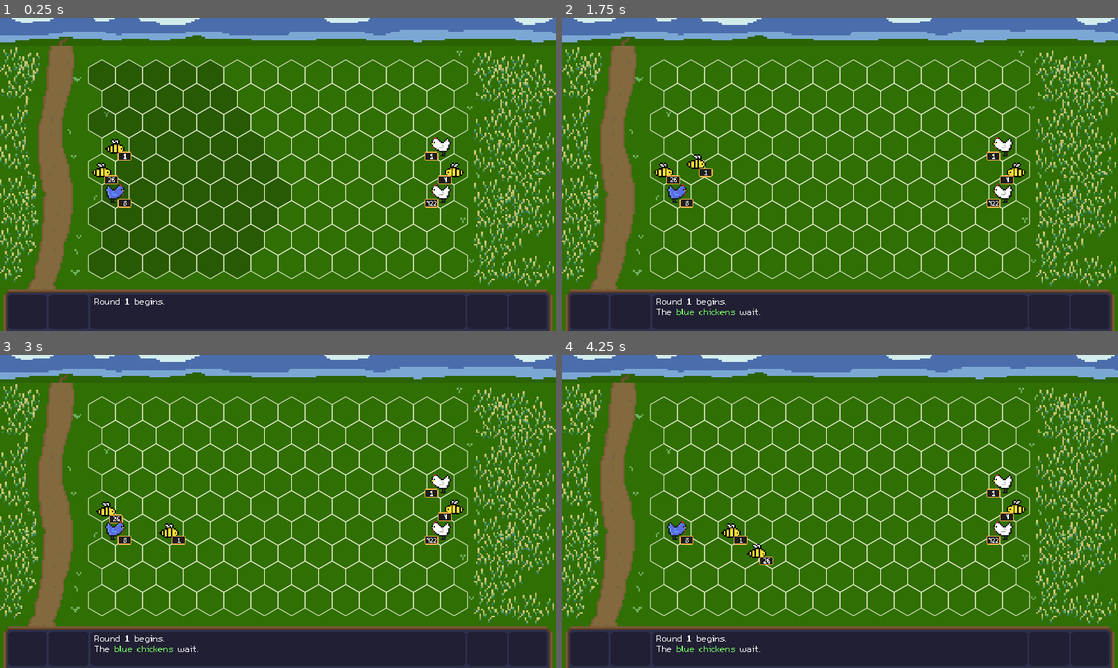
Above: before the commit, frames 1-4 (two rows, left to right).
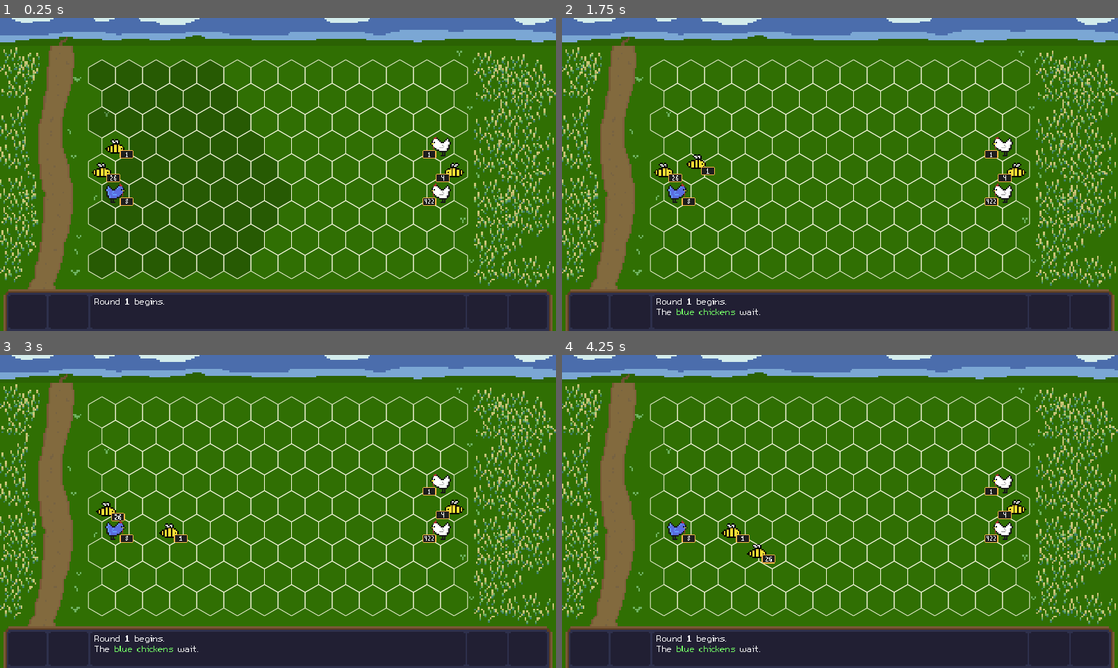
Above: after the commit, the same moments.

Repository: jerome-ceccato/HommLite
Game: Godot game, scene res://combat/CombatScene.tscn
Two runs of this game, one before a commit and one after it. Both use one fixed random seed, a clock stepped at 60 frames per second and the inputs below.
Inputs (mouse positions are in pixels of both pictures, inside the frame that each line leads up to):
- Up to frame 1 (0.25 s): no input
- Up to frame 2 (1.75 s): tap Enter at 0.5 s; move the mouse to (840, 312) at 0.52 s; hold W (combat_wait) 0.53-1.28 s; click (840, 312) at 0.67 s; tap Space at 1.25 s; move the mouse to (728, 190) at 1.27 s; tap Shift at 1.35 s; click (728, 190) at 1.42 s
- Up to frame 3 (3 s): move the mouse to (333, 442) at 2.02 s; hold W (combat_wait) 2.03-2.78 s; click (333, 442) at 2.17 s; tap Enter at 2.75 s; move the mouse to (250, 574) at 2.77 s; tap Shift at 2.85 s; click (250, 574) at 2.92 s
- Up to frame 4 (4.25 s): move the mouse to (1006, 558) at 3.52 s; hold W (combat_wait) from 3.53 s (still down); click (1006, 558) at 3.67 s

The runs differ from the first frame. In frame 1, 0.4% of the frame differs, in the area x 18-82%, y 42-61%; in frame 2, 0.4%; in frame 3, 0.4%; in frame 4, 0.4%.

Commit message:
damage and death animations

Diff:
--- a/hommlite/assets/combat/active_outline.shader
+++ b/hommlite/assets/combat/unit.shader
@@ -1,27 +1,29 @@
 shader_type canvas_item;
 render_mode unshaded;
 
-uniform bool enabled = false;
-uniform bool is_smooth = true;
-uniform float width : hint_range(0.0, 16) = 1.0;
+uniform float outline_width : hint_range(0.0, 16) = 0.0;
 uniform vec4 outline_color : hint_color = vec4(0.0, 0.0, 0.0, 1.0);
-uniform int pixel_size : hint_range(1, 10) = 4;
+uniform float white_progress : hint_range(0, 1) = 0;
 
 void fragment()
 {
+	bool is_smooth = true;
+	int pixel_size = 4;
 	vec4 pixel_color = texture(TEXTURE, UV);
-	if (enabled) {
+
+	// Outline
+	if (outline_width > 0.0) {
 		vec2 unit = (1.0/float(pixel_size) ) / vec2(textureSize(TEXTURE, 0));
 		if (pixel_color.a == 0.0) {
 			pixel_color = outline_color;
 			pixel_color.a = 0.0;
-			for (float x = -ceil(width); x <= ceil(width); x++) {
-				for (float y = -ceil(width); y <= ceil(width); y++) {
+			for (float x = -ceil(outline_width); x <= ceil(outline_width); x++) {
+				for (float y = -ceil(outline_width); y <= ceil(outline_width); y++) {
 					if (texture(TEXTURE, UV + vec2(x*unit.x, y*unit.y)).a == 0.0 || (x==0.0 && y==0.0)) {
 						continue;
 					}
 					if (is_smooth) {
-						pixel_color.a += outline_color.a / (pow(x,2)+pow(y,2)) * (1.0-pow(2.0, -width));
+						pixel_color.a += outline_color.a / (pow(x,2)+pow(y,2)) * (1.0-pow(2.0, -outline_width));
 						if (pixel_color.a > 1.0) {
 							pixel_color.a = 1.0;
 						}
@@ -33,5 +35,11 @@
 			}
 		}
 	}
+
+	// White flash
+	if (white_progress > 0.0) {
+		pixel_color.rgb = mix(pixel_color.rgb, vec3(1, 1, 1), white_progress)
+	}
+
 	COLOR = pixel_color;
 }
--- a/hommlite/combat/CombatScene.gd
+++ b/hommlite/combat/CombatScene.gd
@@ -49,8 +49,7 @@
 
 	for listener in [$UI/CombatArea]:
 		battle_events.connect("stack_moved", listener, "_on_Battle_stack_moved")
-		battle_events.connect("stack_damaged", listener, "_on_Battle_stack_damaged")
-		battle_events.connect("stack_destroyed", listener, "_on_Battle_stack_destroyed")
+		battle_events.connect("stack_attacked", listener, "_on_Battle_stack_attacked")
 
 	for listener in [
 		$UI/Dialogs,
--- a/hommlite/combat/logic/BattleEvents.gd
+++ b/hommlite/combat/logic/BattleEvents.gd
@@ -6,8 +6,7 @@
 
 # UI feedback for combat loop
 signal stack_moved(stack, movement) # BattleStack, BattleMovement
-signal stack_damaged(stack) # BattleStack
-signal stack_destroyed(stack) # BattleStack
+signal stack_attacked(source, target) # BattleStack, BattleStack
 
 # Logs
 signal new_combat_log(entry) # BattleLogger.Entry
--- a/hommlite/combat/logic/BattleManager.gd
+++ b/hommlite/combat/logic/BattleManager.gd
@@ -8,6 +8,7 @@
 var _events: BattleEvents
 var _queue: BattleQueue
 var _logger: BattleLogger
+
 
 func setup(data: BattleData, grid: BattleGrid, events: BattleEvents, queue: BattleQueue, logger: BattleLogger):
 	_data = data
@@ -71,13 +72,9 @@
 
 	if _data.attack_stack(active_stack, target):
 		_queue.remove_stack_from_queue(target)
-		_data.update_state(_data.State.WAITING_FOR_UI)
-		_events.emit_signal("stack_destroyed", target)
-		yield(_events, "resume")
-	else:
-		_data.update_state(_data.State.WAITING_FOR_UI)
-		_events.emit_signal("stack_damaged", target)
-		yield(_events, "resume")
+	_data.update_state(_data.State.WAITING_FOR_UI)
+	_events.emit_signal("stack_attacked", active_stack, target)
+	yield(_events, "resume")
 
 	_update_state()
 
--- a/hommlite/combat/logic/BattleQueue.gd
+++ b/hommlite/combat/logic/BattleQueue.gd
@@ -10,6 +10,7 @@
 var _first_pass_length: int
 
 var turn_count := 1
+
 
 func setup(data: BattleData):
 	_data = data
--- a/hommlite/combat/ui/CombatArea.gd
+++ b/hommlite/combat/ui/CombatArea.gd
@@ -39,11 +39,8 @@
 func _on_Battle_stack_moved(stack: BattleStack, movement: BattleMovement):
 	_wait(units.move_stack(hexgrid, stack, movement))
 
-func _on_Battle_stack_destroyed(stack: BattleStack):
-	_wait(units.remove_stack(hexgrid, stack))
-
-func _on_Battle_stack_damaged(stack: BattleStack):
-	_wait(units.refresh_stack(hexgrid, stack))
+func _on_Battle_stack_attacked(source: BattleStack, target: BattleStack):
+	_wait(units.handle_attack(hexgrid, source, target))
 
 
 func _wait(animation_time: float):
--- a/hommlite/combat/ui/stacks/StackContainer.gd
+++ b/hommlite/combat/ui/stacks/StackContainer.gd
@@ -2,12 +2,16 @@
 extends Node2D
 
 onready var _sprite: AnimatedSprite = $Sprite
-onready var _tween: Tween = $Tween
-onready var _stack_count_container: Sprite = $StackCount
+onready var _sprite_anim: AnimationPlayer = $SpriteAnimation
+onready var _world_anim: Tween = $WorldAnimation
+
+onready var _stack_count_container: Node2D = $StackCount
 onready var _stack_count_label: Label = $StackCount/Label
 
 const TURN_ANIMATION_DURATION = 0.3
 const MOVE_ANIMATION_DURATION = 0.3
+const ATTACK_ANIMATION_DURATION = 0.3
+const DEATH_ANIMATION_DURATION = 0.4
 
 var stack: BattleStack
 
@@ -18,11 +22,16 @@
 	_stack_count_label.text = str(stack.amount)
 	if stack.side == BattleStack.Side.RIGHT:
 		_sprite.flip_h = true
-		_stack_count_container.position.x = -(32 + _stack_count_container.position.x)
+		_stack_count_container.position.x = -_stack_count_container.position.x
+	set_active(false)
 
 
 func set_active(active: bool):
-	_sprite.material.set_shader_param("enabled", active)
+	if active:
+		_sprite_anim.play("ActiveOutline")
+	else:
+		_sprite_anim.stop(true)
+		_sprite.material.set_shader_param("outline_width", 0.0)
 
 
 func animate_through_points(points: Array, flying: bool):
@@ -30,30 +39,37 @@
 	if flying:
 		var destination = points[-1]
 		_flip_towards(destination)
-		_animate_sprite(destination, animation_time(points))
-		yield(_tween, "tween_completed")
+		_animate_sprite(destination, animation_time_for_movement(points))
+		yield(_world_anim, "tween_completed")
 	else:
 		for point in points:
 			_flip_towards(point)
 			_animate_sprite(point, MOVE_ANIMATION_DURATION)
-			yield(_tween, "tween_completed")
+			yield(_world_anim, "tween_completed")
 	_sprite.stop()
 	_sprite.frame = 0
 	_reset_flip()
 
 
-func animation_time(points: Array):
+func animate_death():
+	_sprite_anim.play("Death")
+	yield(get_tree().create_timer(animation_time_for_death()), "timeout")
+	z_index = 0
+
+
+func animate_damaged():
+	_sprite_anim.play("Damage")
+	_stack_count_label.text = str(stack.amount)
+
+
+func animation_time_for_movement(points: Array) -> float:
 	return MOVE_ANIMATION_DURATION * points.size()
 
+func animation_time_for_damage():
+	return ATTACK_ANIMATION_DURATION
 
-func animate_death() -> float:
-	visible = false
-	return 0.0
-
-
-func animate_refresh() -> float:
-	_stack_count_label.text = str(stack.amount)
-	return 0.0
+func animation_time_for_death():
+	return DEATH_ANIMATION_DURATION
 
 
 func _reset_flip():
@@ -66,7 +82,7 @@
 
 
 func _animate_turn(duration: float):
-	_tween.interpolate_property(
+	_world_anim.interpolate_property(
 		_sprite,
 		"flip_h",
 		_sprite.flip_h,
@@ -75,10 +91,10 @@
 		Tween.TRANS_LINEAR,
 		Tween.EASE_IN_OUT
 	)
-	_tween.start()
+	_world_anim.start()
 
 func _animate_sprite(to: Vector2, duration: float):
-	_tween.interpolate_property(
+	_world_anim.interpolate_property(
 		self,
 		"position",
 		position,
@@ -87,4 +103,4 @@
 		Tween.TRANS_LINEAR,
 		Tween.EASE_IN_OUT
 	)
-	_tween.start()
+	_world_anim.start()
--- a/hommlite/combat/ui/stacks/VisibleUnits.gd
+++ b/hommlite/combat/ui/stacks/VisibleUnits.gd
@@ -24,21 +24,20 @@
 	if container != null:
 		var path_coords = _points_for_path(movement.path, grid)
 		container.animate_through_points(path_coords, movement.flying)
-		return container.animation_time(path_coords)
+		return container.animation_time_for_movement(path_coords)
 	return 0.0
 
 
-func remove_stack(grid: HexGrid, stack: BattleStack) -> float:
-	var container = _container_for_bstack(stack)
-	if container != null:
-		return container.animate_death()
-	return 0.0
-
-
-func refresh_stack(grid: HexGrid, stack: BattleStack) -> float:
-	var container = _container_for_bstack(stack)
-	if container != null:
-		return container.animate_refresh()
+func handle_attack(grid: HexGrid, source: BattleStack, target: BattleStack) -> float:
+	# TODO: attack animation
+	var target_container = _container_for_bstack(target)
+	if target_container != null:
+		if target.amount > 0:
+			target_container.animate_damaged()
+			return target_container.animation_time_for_damage()
+		else:
+			target_container.animate_death()
+			return target_container.animation_time_for_death()
 	return 0.0
 
 
--- a/hommlite/combat/ui/stacks/units/_stack.tscn
+++ b/hommlite/combat/ui/stacks/units/_stack.tscn
@@ -1,42 +1,182 @@
-[gd_scene load_steps=7 format=2]
+[gd_scene load_steps=12 format=2]
 
+[ext_resource path="res://assets/combat/units/chicken1.png" type="Texture" id=1]
 [ext_resource path="res://assets/combat/stack_n_bg.png" type="Texture" id=2]
 [ext_resource path="res://assets/fonts/m3x6.ttf" type="DynamicFontData" id=3]
-[ext_resource path="res://assets/combat/active_outline.shader" type="Shader" id=4]
+[ext_resource path="res://assets/combat/unit.shader" type="Shader" id=4]
 [ext_resource path="res://combat/ui/stacks/StackContainer.gd" type="Script" id=5]
 
-[sub_resource type="ShaderMaterial" id=1]
+[sub_resource type="Animation" id=1]
+resource_name = "ActiveOutline"
+loop = true
+tracks/0/type = "value"
+tracks/0/path = NodePath("Sprite:material:shader_param/outline_width")
+tracks/0/interp = 1
+tracks/0/loop_wrap = true
+tracks/0/imported = false
+tracks/0/enabled = true
+tracks/0/keys = {
+"times": PoolRealArray( 0, 0.3, 0.7, 0.9 ),
+"transitions": PoolRealArray( 1, 1, 1, 1 ),
+"update": 0,
+"values": [ 0.0, 2.0, 2.0, 0.0 ]
+}
+
+[sub_resource type="Animation" id=2]
+length = 0.3
+step = 0.05
+tracks/0/type = "value"
+tracks/0/path = NodePath("Sprite:position")
+tracks/0/interp = 1
+tracks/0/loop_wrap = true
+tracks/0/imported = false
+tracks/0/enabled = true
+tracks/0/keys = {
+"times": PoolRealArray( 0, 0.05, 0.15, 0.2, 0.3 ),
+"transitions": PoolRealArray( 0.366022, 1, 1.7411, 1, 3.4822 ),
+"update": 0,
+"values": [ Vector2( 0, 0 ), Vector2( 4, -1 ), Vector2( 6, 0 ), Vector2( 6, 0 ), Vector2( 0, 0 ) ]
+}
+tracks/1/type = "value"
+tracks/1/path = NodePath("Sprite:scale")
+tracks/1/interp = 1
+tracks/1/loop_wrap = true
+tracks/1/imported = false
+tracks/1/enabled = true
+tracks/1/keys = {
+"times": PoolRealArray( 0, 0.05, 0.15 ),
+"transitions": PoolRealArray( 1, 0.420448, 2.37841 ),
+"update": 0,
+"values": [ Vector2( 3, 3 ), Vector2( 2.6, 3.4 ), Vector2( 3, 3 ) ]
+}
+tracks/2/type = "value"
+tracks/2/path = NodePath("Sprite:material:shader_param/white_progress")
+tracks/2/interp = 1
+tracks/2/loop_wrap = true
+tracks/2/imported = false
+tracks/2/enabled = true
+tracks/2/keys = {
+"times": PoolRealArray( 0, 0.05, 0.15 ),
+"transitions": PoolRealArray( 1, 1.8025, 0.5 ),
+"update": 0,
+"values": [ 0.0, 1.0, 0.0 ]
+}
+
+[sub_resource type="Animation" id=3]
+resource_name = "Death"
+length = 0.4
+step = 0.05
+tracks/0/type = "value"
+tracks/0/path = NodePath("Sprite:position")
+tracks/0/interp = 1
+tracks/0/loop_wrap = true
+tracks/0/imported = false
+tracks/0/enabled = true
+tracks/0/keys = {
+"times": PoolRealArray( 0, 0.05, 0.15, 0.2, 0.4 ),
+"transitions": PoolRealArray( 0.366022, 1, 1.7411, 1, 0.594604 ),
+"update": 0,
+"values": [ Vector2( 0, 0 ), Vector2( 4, -1 ), Vector2( 6, 0 ), Vector2( 6, 0 ), Vector2( 6, 16 ) ]
+}
+tracks/1/type = "value"
+tracks/1/path = NodePath("Sprite:scale")
+tracks/1/interp = 1
+tracks/1/loop_wrap = true
+tracks/1/imported = false
+tracks/1/enabled = true
+tracks/1/keys = {
+"times": PoolRealArray( 0, 0.05, 0.15, 0.4 ),
+"transitions": PoolRealArray( 1, 0.420448, 2.37841, 4 ),
+"update": 0,
+"values": [ Vector2( 3, 3 ), Vector2( 2.6, 3.4 ), Vector2( 3, 3 ), Vector2( 3.2, 0.3 ) ]
+}
+tracks/2/type = "value"
+tracks/2/path = NodePath("StackCount:visible")
+tracks/2/interp = 1
+tracks/2/loop_wrap = true
+tracks/2/imported = false
+tracks/2/enabled = true
+tracks/2/keys = {
+"times": PoolRealArray( 0, 0.15 ),
+"transitions": PoolRealArray( 1, 1 ),
+"update": 1,
+"values": [ true, false ]
+}
+tracks/3/type = "value"
+tracks/3/path = NodePath("StackCount:scale")
+tracks/3/interp = 1
+tracks/3/loop_wrap = true
+tracks/3/imported = false
+tracks/3/enabled = true
+tracks/3/keys = {
+"times": PoolRealArray( 0, 0.15 ),
+"transitions": PoolRealArray( 1, 2.21914 ),
+"update": 0,
+"values": [ Vector2( 1, 1 ), Vector2( 0, 0 ) ]
+}
+tracks/4/type = "value"
+tracks/4/path = NodePath("Sprite:material:shader_param/white_progress")
+tracks/4/interp = 1
+tracks/4/loop_wrap = true
+tracks/4/imported = false
+tracks/4/enabled = true
+tracks/4/keys = {
+"times": PoolRealArray( 0, 0.05, 0.15 ),
+"transitions": PoolRealArray( 1, 1.8025, 0.5 ),
+"update": 0,
+"values": [ 0.0, 1.0, 0.0 ]
+}
+
+[sub_resource type="ShaderMaterial" id=4]
 resource_local_to_scene = true
 shader = ExtResource( 4 )
-shader_param/enabled = false
-shader_param/is_smooth = false
-shader_param/width = 2.0
+shader_param/outline_width = 0.0
 shader_param/outline_color = Color( 1, 1, 0, 1 )
-shader_param/pixel_size = 4
+shader_param/white_progress = 0.0
 
-[sub_resource type="DynamicFont" id=2]
+[sub_resource type="SpriteFrames" id=5]
+animations = [ {
+"frames": [ ExtResource( 1 ) ],
+"loop": true,
+"name": "default",
+"speed": 5.0
+} ]
+
+[sub_resource type="DynamicFont" id=6]
+size = 32
+extra_spacing_top = -8
 font_data = ExtResource( 3 )
 
 [node name="Container" type="Node2D"]
+z_index = 1
 script = ExtResource( 5 )
 
+[node name="SpriteAnimation" type="AnimationPlayer" parent="."]
+anims/ActiveOutline = SubResource( 1 )
+anims/Damage = SubResource( 2 )
+anims/Death = SubResource( 3 )
+
+[node name="WorldAnimation" type="Tween" parent="."]
+
 [node name="Sprite" type="AnimatedSprite" parent="."]
-material = SubResource( 1 )
+material = SubResource( 4 )
 scale = Vector2( 3, 3 )
+frames = SubResource( 5 )
 
-[node name="Tween" type="Tween" parent="."]
+[node name="StackCount" type="Node2D" parent="."]
+position = Vector2( 26, 20 )
 
-[node name="StackCount" type="Sprite" parent="."]
-position = Vector2( 5, 8 )
+[node name="Background" type="Sprite" parent="StackCount"]
 scale = Vector2( 2, 2 )
 texture = ExtResource( 2 )
-centered = false
 
 [node name="Label" type="Label" parent="StackCount"]
-margin_right = 18.0
-margin_bottom = 13.0
-custom_fonts/font = SubResource( 2 )
-text = "23"
+margin_left = -12.0
+margin_top = -8.0
+margin_right = 14.0
+margin_bottom = 10.0
+custom_fonts/font = SubResource( 6 )
+text = "000"
 align = 1
 valign = 1
 clip_text = true
--- a/hommlite/combat/ui/stacks/units/bee.tscn
+++ b/hommlite/combat/ui/stacks/units/bee.tscn
@@ -1,6 +1,6 @@
 [gd_scene load_steps=7 format=2]
 
-[ext_resource path="res://assets/combat/active_outline.shader" type="Shader" id=1]
+[ext_resource path="res://assets/combat/unit.shader" type="Shader" id=1]
 [ext_resource path="res://combat/ui/stacks/units/_stack.tscn" type="PackedScene" id=2]
 [ext_resource path="res://assets/combat/units/bee1.png" type="Texture" id=3]
 [ext_resource path="res://assets/combat/units/bee2.png" type="Texture" id=4]
@@ -8,11 +8,9 @@
 [sub_resource type="ShaderMaterial" id=1]
 resource_local_to_scene = true
 shader = ExtResource( 1 )
-shader_param/enabled = false
-shader_param/is_smooth = false
-shader_param/width = 2.0
+shader_param/outline_width = 0.0
 shader_param/outline_color = Color( 1, 1, 0, 1 )
-shader_param/pixel_size = 4
+shader_param/white_progress = 0.0
 
 [sub_resource type="SpriteFrames" id=2]
 animations = [ {
@@ -26,7 +24,7 @@
 
 [node name="Container" parent="." instance=ExtResource( 2 )]
 
-[node name="Sprite" parent="Container" index="0"]
+[node name="Sprite" parent="Container" index="2"]
 material = SubResource( 1 )
 frames = SubResource( 2 )
 
--- a/hommlite/combat/ui/stacks/units/chicken.tscn
+++ b/hommlite/combat/ui/stacks/units/chicken.tscn
@@ -1,7 +1,7 @@
 [gd_scene load_steps=9 format=2]
 
 [ext_resource path="res://assets/combat/units/chicken4.png" type="Texture" id=1]
-[ext_resource path="res://assets/combat/active_outline.shader" type="Shader" id=2]
+[ext_resource path="res://assets/combat/unit.shader" type="Shader" id=2]
 [ext_resource path="res://combat/ui/stacks/units/_stack.tscn" type="PackedScene" id=3]
 [ext_resource path="res://assets/combat/units/chicken3.png" type="Texture" id=4]
 [ext_resource path="res://assets/combat/units/chicken2.png" type="Texture" id=5]
@@ -10,11 +10,9 @@
 [sub_resource type="ShaderMaterial" id=1]
 resource_local_to_scene = true
 shader = ExtResource( 2 )
-shader_param/enabled = false
-shader_param/is_smooth = false
-shader_param/width = 2.0
+shader_param/outline_width = 0.0
 shader_param/outline_color = Color( 1, 1, 0, 1 )
-shader_param/pixel_size = 4
+shader_param/white_progress = 0.0
 
 [sub_resource type="SpriteFrames" id=2]
 animations = [ {
@@ -28,7 +26,7 @@
 
 [node name="Container" parent="." instance=ExtResource( 3 )]
 
-[node name="Sprite" parent="Container" index="0"]
+[node name="Sprite" parent="Container" index="2"]
 material = SubResource( 1 )
 frames = SubResource( 2 )
 
--- a/hommlite/combat/ui/stacks/units/uchicken.tscn
+++ b/hommlite/combat/ui/stacks/units/uchicken.tscn
@@ -2,16 +2,14 @@
 
 [ext_resource path="res://combat/ui/stacks/units/_stack.tscn" type="PackedScene" id=1]
 [ext_resource path="res://assets/combat/units/uchicken.png" type="Texture" id=2]
-[ext_resource path="res://assets/combat/active_outline.shader" type="Shader" id=3]
+[ext_resource path="res://assets/combat/unit.shader" type="Shader" id=3]
 
 [sub_resource type="ShaderMaterial" id=1]
 resource_local_to_scene = true
 shader = ExtResource( 3 )
-shader_param/enabled = false
-shader_param/is_smooth = false
-shader_param/width = 2.0
+shader_param/outline_width = 0.0
 shader_param/outline_color = Color( 1, 1, 0, 1 )
-shader_param/pixel_size = 4
+shader_param/white_progress = 0.0
 
 [sub_resource type="SpriteFrames" id=2]
 animations = [ {
@@ -25,7 +23,7 @@
 
 [node name="Container" parent="." instance=ExtResource( 1 )]
 
-[node name="Sprite" parent="Container" index="0"]
+[node name="Sprite" parent="Container" index="2"]
 material = SubResource( 1 )
 frames = SubResource( 2 )
 
Not shown: 3 places in hommlite/combat/CombatScene.tscn that only renumber resources
